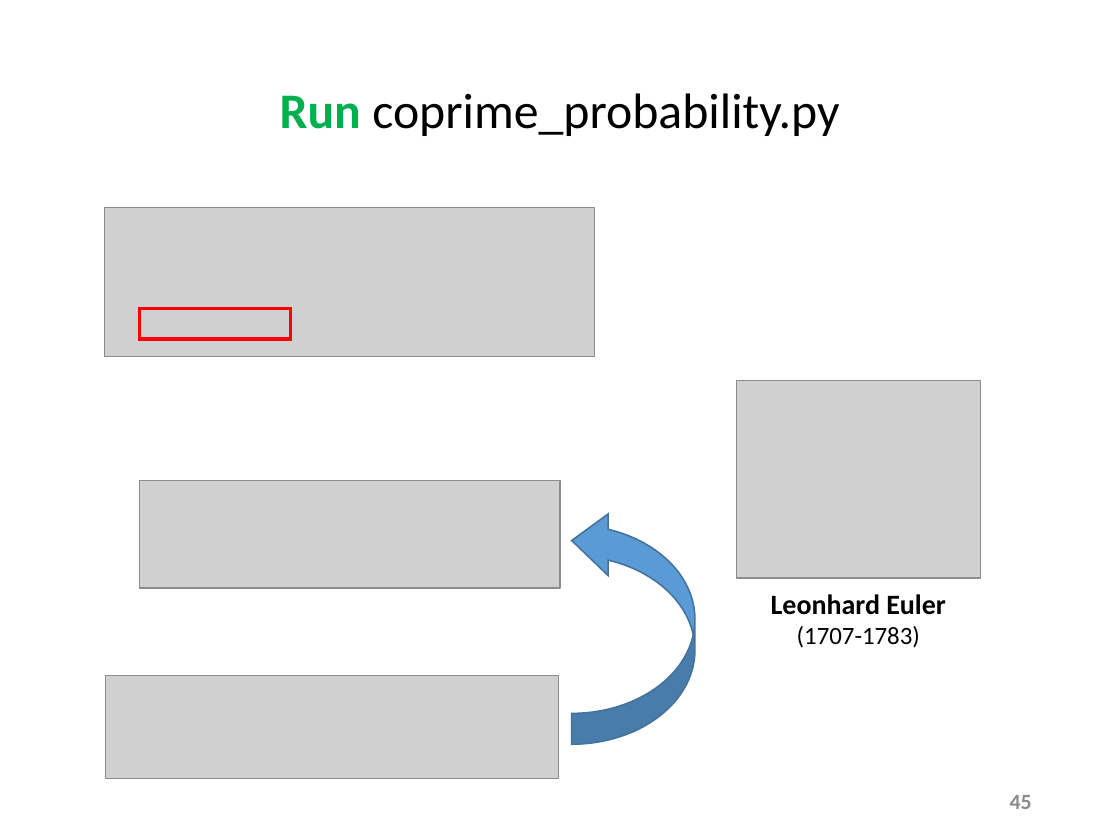
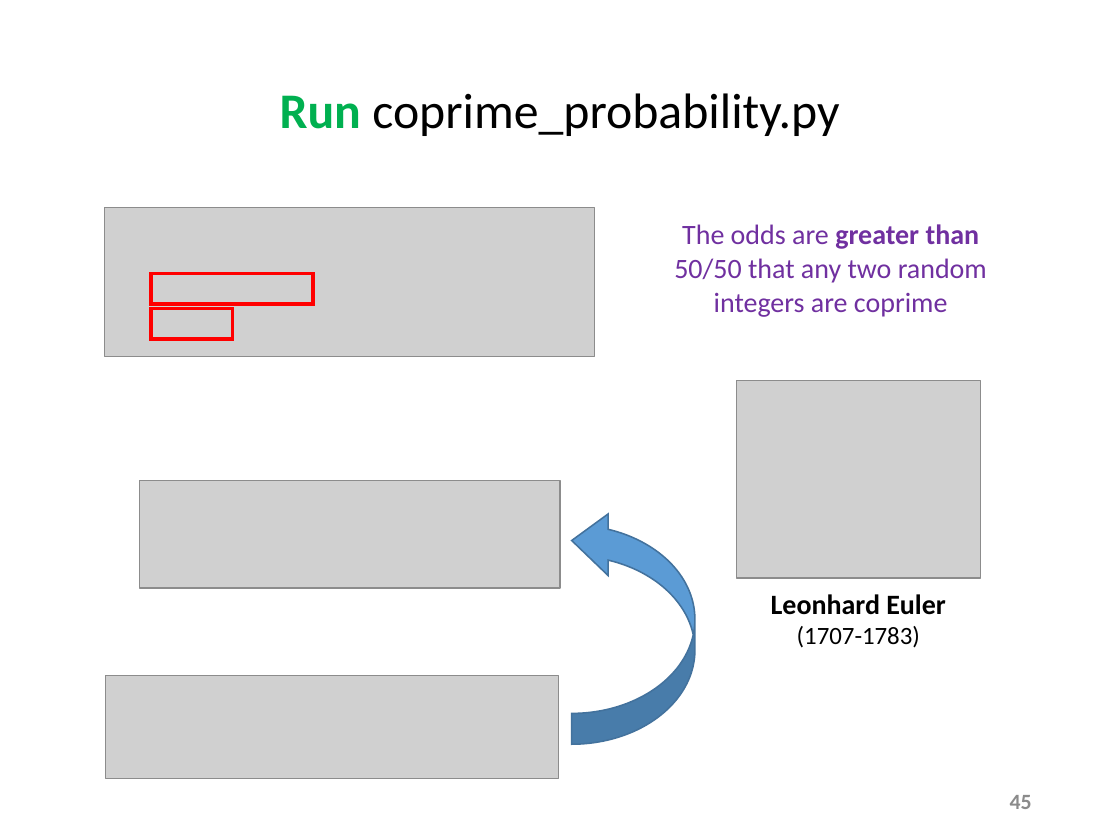
Before and after one commit to dbiersach/scicomp101, a slide deck: slide 45 of Session 03 - Making Line Graphs/Session 03 - Making Line Graphs.pptx. Drawn at 1120x840 pixels with LibreOffice and Linux fonts; fonts in the diff are those of the drawing; grey boxes stand for pictures. Boxes give left, top, right and bottom in pixels: in the first picture for what was removed or moved away, otherwise in the second. Text is boxed around its words. In the diff, an @@ line names an element or a change of style, - is before the commit and + after.

```diff
--- a/Session 03 - Making Line Graphs/Session 03 - Making Line Graphs.pptx
+++ b/Session 03 - Making Line Graphs/Session 03 - Making Line Graphs.pptx
@@ text added at <box>674,224,987,317</box>, 18 pt, text #7030A0 @@
+The odds are greater than 50/50 that any two random integers are coprime
@@ rectangle added at <box>151,273,314,304</box>, outline #FF0000 2.25 pt @@
@@ rectangle: place and size @@
-rectangle at <box>140,308,291,338</box>
+rectangle at <box>151,308,233,338</box>
```
Also in this commit, not shown: 2 other slides changed.
